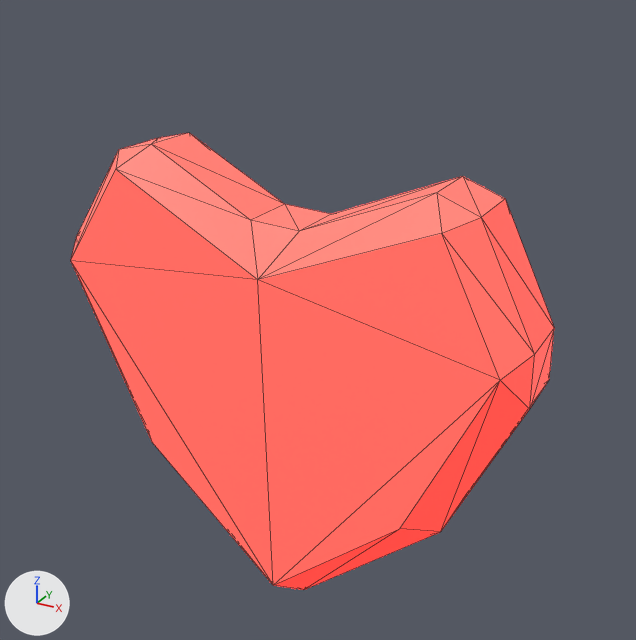
A saved change to the glTF model public/crystal.glb.
One viewpoint serves both versions: a camera (50 mm lens) standing at (3.81, -7.36, 4.24) and looking at (-0.03, -0.37, 0.74). Every picture has the same lights, and +X, +Y and +Z are marked at lower left. Mesh edges are drawn as thin lines. Where no turn or scale is listed for an object, it has been applied to the vertices.

The older version as bpy lines, for what is in view:
```python
me_plane = bpy.data.meshes.new('Plane')
me_plane.from_pydata(...)  # 44 vertices, 84 faces; spans x -2.34..2.59, y -0.58..0.68, z -2.89..1.79
me_plane.materials.append(mat_material)  # pink #e8897d
ob_heart = bpy.data.objects.new('Heart', me_plane)
ob_heart.location = (-0.33, -0.62, 0.64)
```
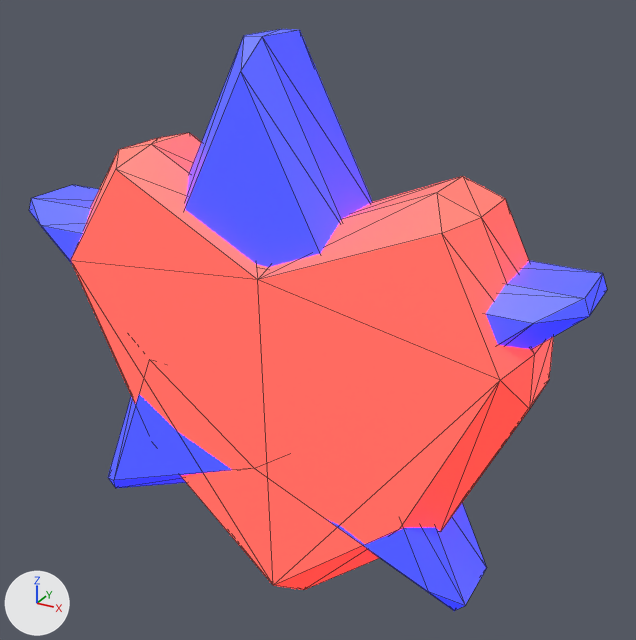
The newer file is also turned or shifted as a whole; pictures and numbers use the older file's frame.

Pixel boxes [x1, y1, x2, y2] of what changed, in the pictures (636 x 640 px):
'Star', added (blue)
    after: [29, 29, 607, 611]

The edits, one by one:
Material 'Star Material' (mat_star_material) is new.
Its base color is (0.124, 0.171, 0.802) (blue #6373e7).
Its emission color is (0.00089, 0.0, 1.0) (blue #0300ff).
Its emission strength is 1.0.
Mesh me_plane_001 is new.
It has 60 vertices, 116 faces and spans x -2.87..2.97, y -0.52..0.52, z -2.33..2.82.
It uses material mat_star_material (blue #6373e7).
Object 'Star' (ob_star) is new; it shows me_plane_001.
Its location is (-0.33, -0.62, 0.64).
